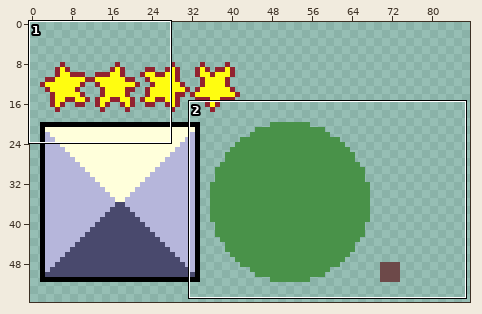
A sprite sheet gets an edit: ufo/android/assets/img/images.png. Above: a wide view before the commit, with the close-up outlined.
Close-up. First the earlier version:
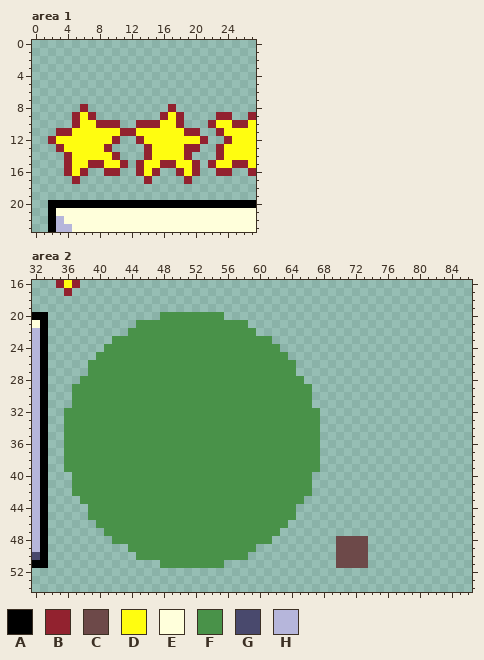
The file is 128x64 pixels. Shown: area 1: x 0..27, y 0..23; area 2: x 32..86, y 16..54. The old version is drawn lined up with the new one. The wide view leaves out empty margins.
Palette (. is transparent): A #000000  B #92222f  C #6d4949  D #fffd10  E #ffffdb  F #499249  G #49496d  H #b6b6db
After:
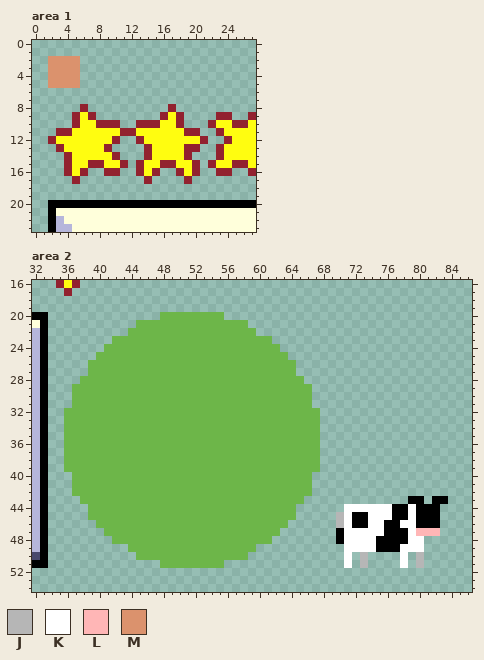
Colours new in this view: J #b6b6b6  K #ffffff  L #ffb6b6  M #db926d
Edits made:
whole drawing moved by +0,+6 (the old picture is shown already moved)
colour F: #499249 -> #6db649
Area 1:
y 2..5: x 2..5 .... -> MMMM
Area 2:
y 43: x 79..80 .. -> AA; x 82..83 .. -> AA
y 44: x 71..82 ............ -> KKKKKKAAKAAA
y 45: x 70..82 ............. -> JKAAKKKAAKAAA
y 46: x 70..82 ............. -> JKAAKKAAKKAAA
y 47: x 70..82 ............. -> AKKKKKAAAKLLL
y 48: x 70..80 CCCC....... -> AKKKKAAAAKK
y 49: x 70..80 CCCC....... -> .KKKKAAAKKK
y 50..51: x 70..73 CCCC -> .K.J; x 78 . -> K; x 80 . -> J
Where, in picture pixels (left, top, right, bottom), the same in both close-ups:
added: (48, 56, 80, 88)
changed: (64, 312, 448, 568)
